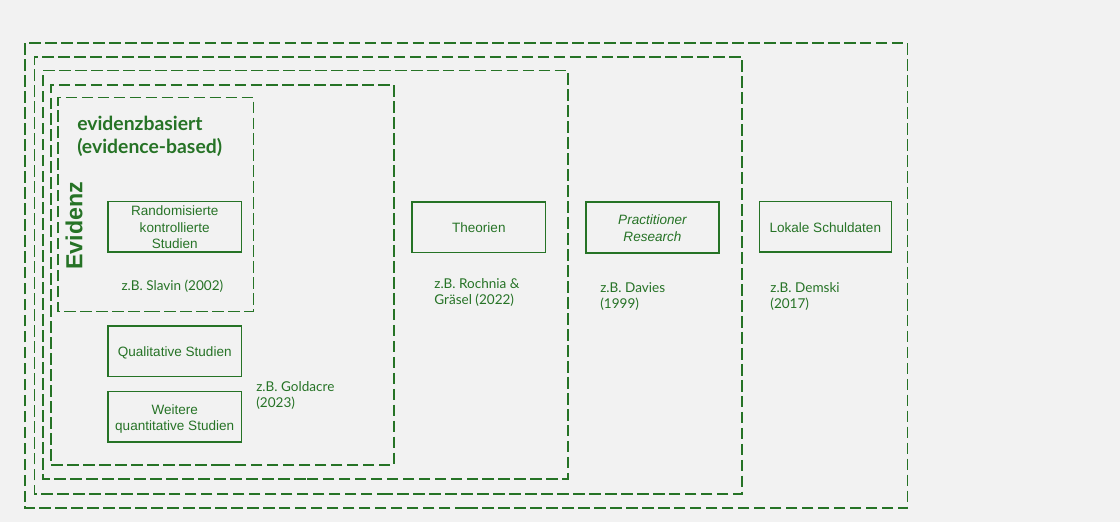
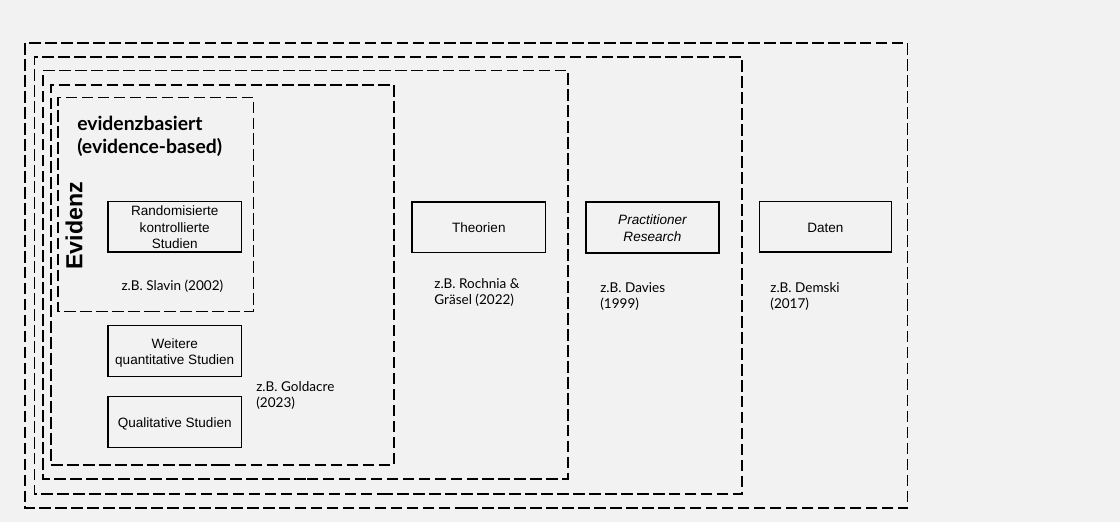
Before and after one commit to kirstinschmidt/Schmidt_Disputation, a slide deck: slide 10 of img/evidenzbasierte_informierte_Praxis.pptx (slide 11 before the commit). Drawn at 1120x522 pixels with LibreOffice and Linux fonts; fonts in the diff are those of the drawing. Boxes give left, top, right and bottom in pixels: in the first picture for what was removed or moved away, otherwise in the second. Text is boxed around its words. In the diff, an @@ line names an element or a change of style, - is before the commit and + after.

```diff
--- a/img/evidenzbasierte_informierte_Praxis.pptx
+++ b/img/evidenzbasierte_informierte_Praxis.pptx
@@ outline #267326 1.5 pt dashed to #000000 1.5 pt dashed in 5 elements at box(43, 71, 568, 479), box(58, 97, 253, 312), box(34, 57, 742, 494), box(25, 43, 908, 508), box(51, 85, 394, 465) @@
@@ rectangle "Daten" at box(759, 201, 892, 252): outline #267326 1.5 pt to #000000 1.5 pt @@
@@ text in rectangle at box(807, 222, 843, 232): text changed; text colour #267326 to #000000 @@
-Lokale Schuldaten
+Daten
@@ text colour #267326 to #000000 in 7 elements at box(61, 190, 87, 268), box(77, 115, 222, 156), box(122, 279, 224, 292), box(256, 381, 334, 409), box(434, 278, 514, 306), box(600, 282, 665, 310), box(770, 282, 840, 310) @@
@@ rectangle "Weitere quantitative Studien": place and size @@
-rectangle "Weitere quantitative Studien" at box(108, 391, 242, 442)
+rectangle "Weitere quantitative Studien" at box(108, 326, 242, 377)
@@ text colour #267326 to #000000; outline #267326 1.5 pt to #000000 1.5 pt in 5 elements at box(108, 201, 242, 252), box(412, 202, 546, 253), box(586, 202, 720, 253), box(108, 326, 242, 377), box(108, 397, 242, 448) @@
@@ rectangle "Qualitative Studien": place and size @@
-rectangle "Qualitative Studien" at box(108, 326, 242, 377)
+rectangle "Qualitative Studien" at box(108, 397, 242, 448)
```
Also in this commit, not shown: 8 other slides changed, 4 slides removed, 46 other files.
